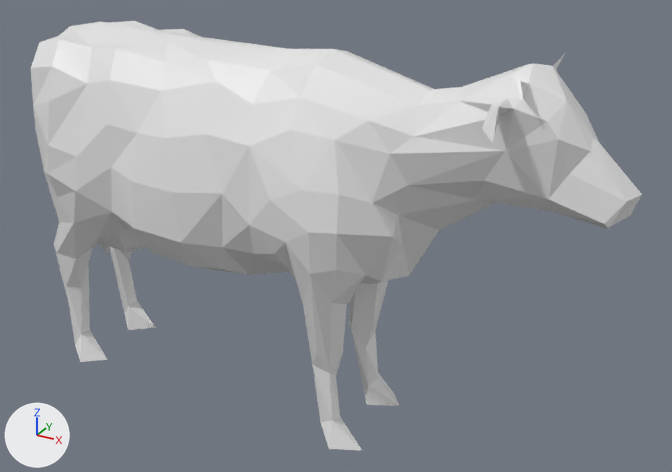
An edit to the COLLADA model TDF-Sim/tdf_gazebo/models/cow_tdf/meshes/cow.dae, drawn before and after from the same camera.
Camera for both pictures: a 50 mm lens placed at (1.76, -2.55, 2.05), pointed at (0.32, 0.06, 0.74). The lights are fixed; the arrows at lower left show +X, +Y and +Z. Where no turn or scale is listed for an object, it has been applied to the vertices.

The first picture shows 'grp1'.
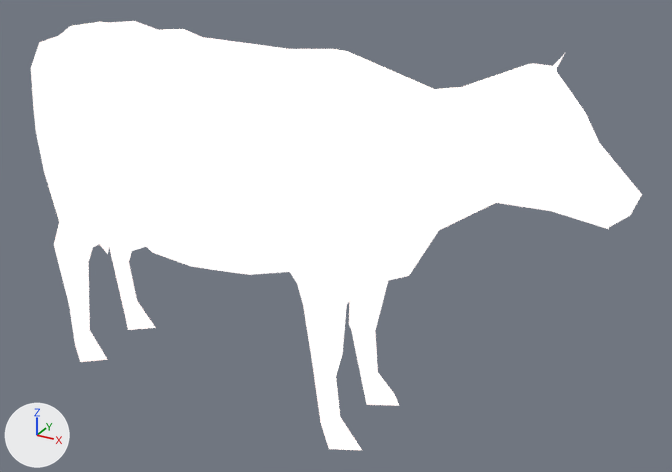
Location of each change, [x1, y1, x2, y2] in pixels of the pictures (672 x 472 px):
'grp1', surface changed
    both: [31, 21, 642, 450]

What the commit changed:
Picture 'texture.png' (img_texture_png) is new.
In material 'Mat' (mat_mat), base_color is no longer (0.8, 0.8, 0.8), white #e7e7e7.
In material 'Mat' (mat_mat), texture is now set to img_texture_png.
In material 'Mat' (mat_mat), roughness goes from 0.44 to 0.35.
In material 'Mat' (mat_mat), emission_strength is now set to 1.0.
